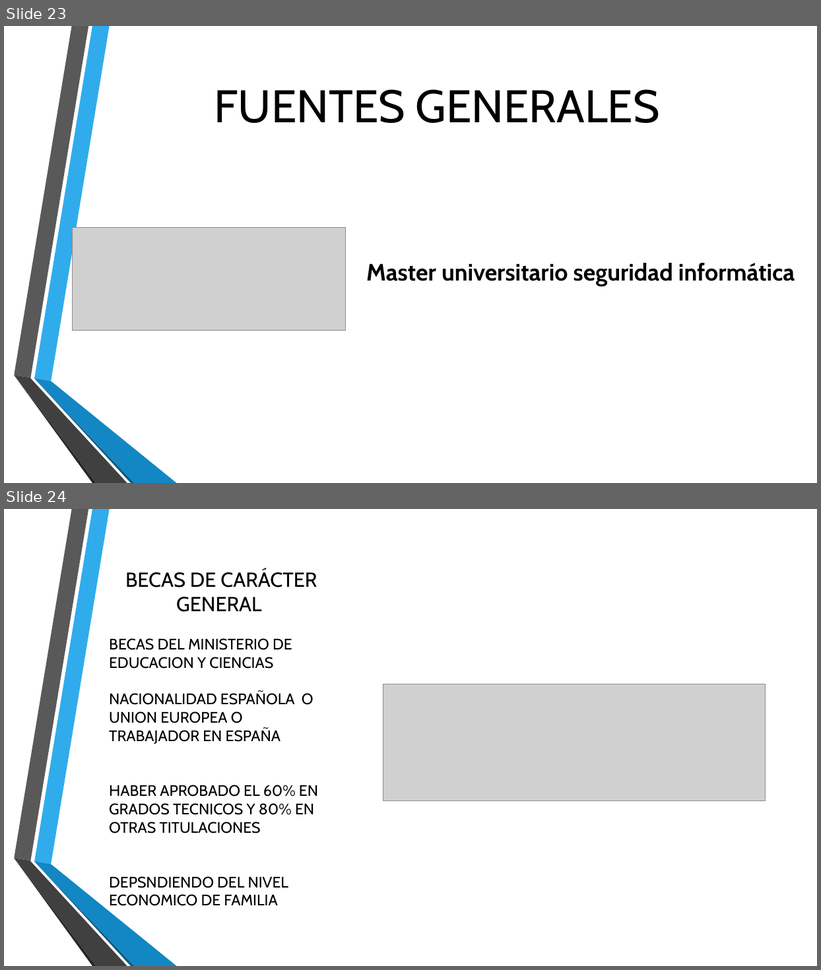
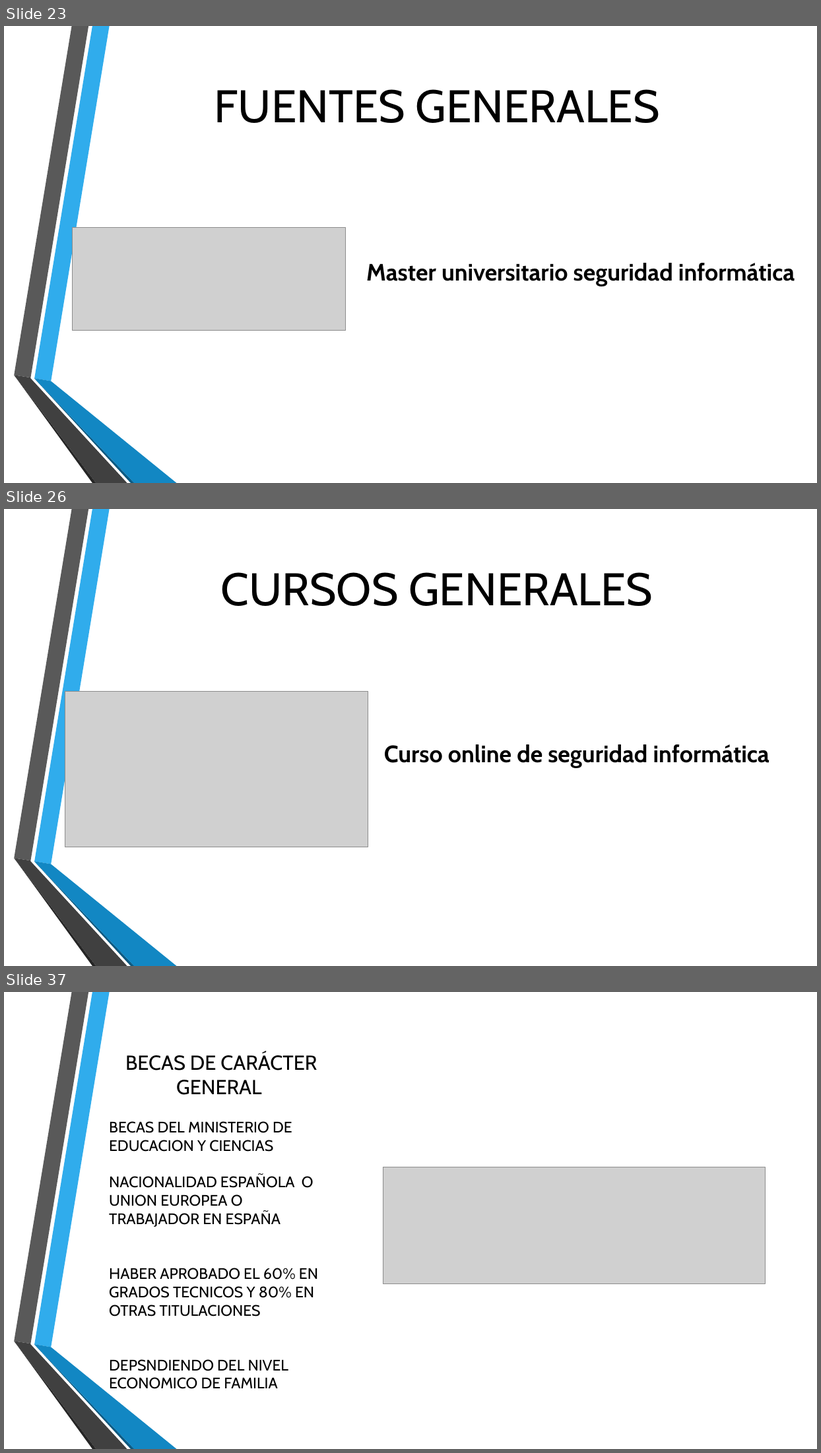
Before and after one commit to Rijaelto/TG1, a slide deck: TG1_final.pptx. Shown one above the other, each under a label of ours: slides 23 and 24 before the commit, slides 23, 26 and 37 after it; the slides between them are not shown. The pictures are 821x970 and 821x1453 pixels, drawn with LibreOffice and Linux fonts; fonts in the diff are those of the drawing; grey boxes stand for pictures; background and template pictures are left out. Boxes give left, top, right and bottom in pixels: in the first picture for what was removed or moved away, otherwise in the second. Text is boxed around its words. In the diff, an @@ line names an element or a change of style, - is before the commit and + after.

```diff
--- a/TG1_final.pptx
+++ b/TG1_final.pptx
@@ slide 26 added at (4,509,817,966), background picture (left out); not listed: 6 template elements that a slide beside it also shows @@
@@ title added at (221,572,653,606), 54 pt, text #000000 @@
+CURSOS GENERALES
@@ picture added at (65,691,368,847) @@
@@ text added at (384,745,770,768), 28 pt, text #000000, bold @@
+Curso online de seguridad informática
@@ what was slide 24 is now slide 37 @@
```
Also in this commit, not shown: 2 slides changed, 15 other slides added.
